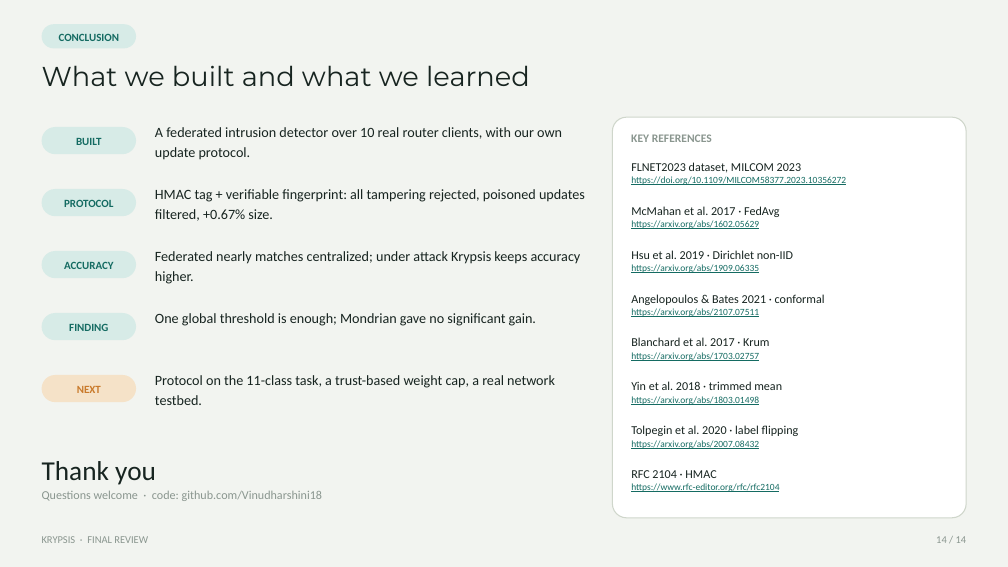
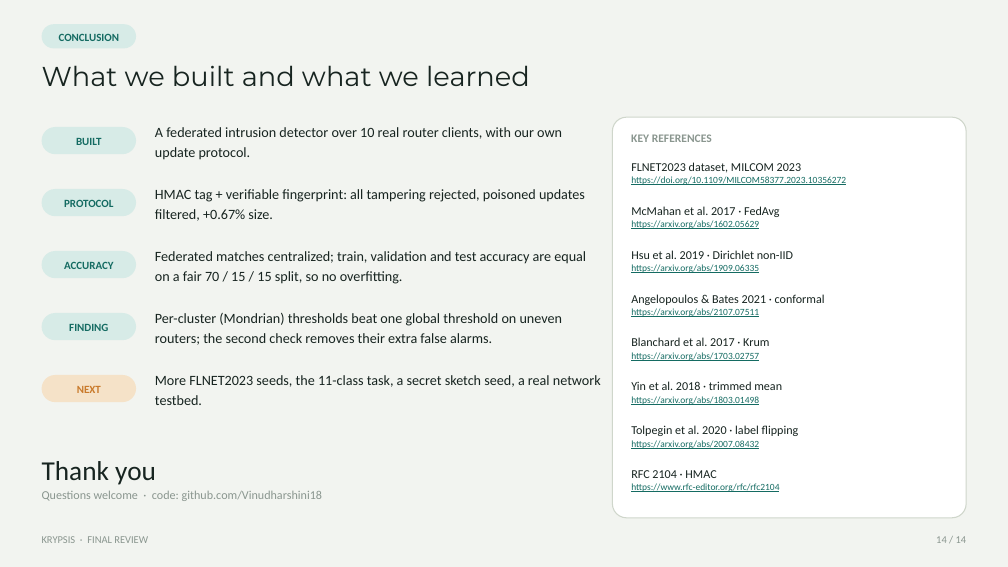
Before and after one commit to Vinudharshini18/Krypsis-A-network-intrusion-detection-system, a slide deck: slide 14 of presentation/Krypsis_Final_Review.pptx. Drawn at 1008x567 pixels with LibreOffice and Linux fonts; fonts in the diff are those of the drawing. Boxes give left, top, right and bottom in pixels: in the first picture for what was removed or moved away, otherwise in the second. Text is boxed around its words. In the diff, an @@ line names an element or a change of style, - is before the commit and + after.

Commit message:
70/15/15 re-split with duplicates removed, overfitting check, rerun protocol experiments
- src/split_701515.py: remove 170,596 duplicate flows, split each router
  70/15/15 (train/validation/test), scaler fit on train only
- src/split_experiment.py: centralized + FedAvg with train/val/test
  accuracy and loss curves (no overfitting: equal on all three)
- protocol_experiment.py, defense_experiment.py: KRYPSIS_SPLIT=701515
  switch to run on the new split
- results/split_701515/: new results; Mondrian thresholds now beat the
  global threshold (70.0% vs 29.5% caught, p < 0.001)
- README Phase 12 and final-review deck updated with the new numbers

```diff
--- a/presentation/Krypsis_Final_Review.pptx
+++ b/presentation/Krypsis_Final_Review.pptx
@@ text at (155, 251, 586, 284): text changed @@
-Federated nearly matches centralized; under attack Krypsis keeps accuracy higher.
+Federated matches centralized; train, validation and test accuracy are equal on a fair 70 / 15 / 15 split, so no overfitting.
@@ text at (155, 313, 562, 345): text changed @@
-One global threshold is enough; Mondrian gave no significant gain.
+Per-cluster (Mondrian) thresholds beat one global threshold on uneven routers; the second check removes their extra false alarms.
@@ text at (155, 375, 601, 405): text changed @@
-Protocol on the 11-class task, a trust-based weight cap, a real network testbed.
+More FLNET2023 seeds, the 11-class task, a secret sketch seed, a real network testbed.
```
Also in this commit, not shown: 5 other slides changed, 16 other files.
